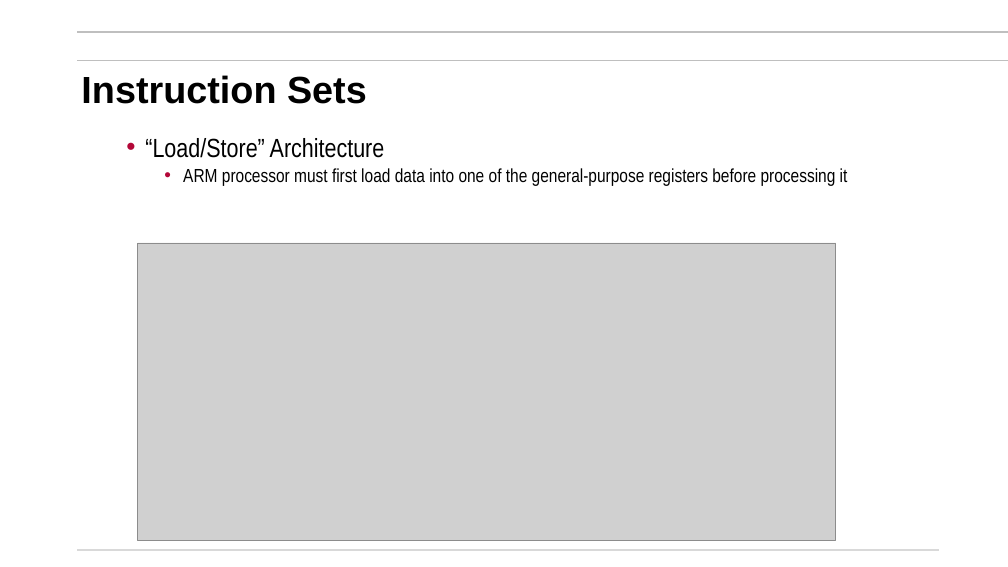
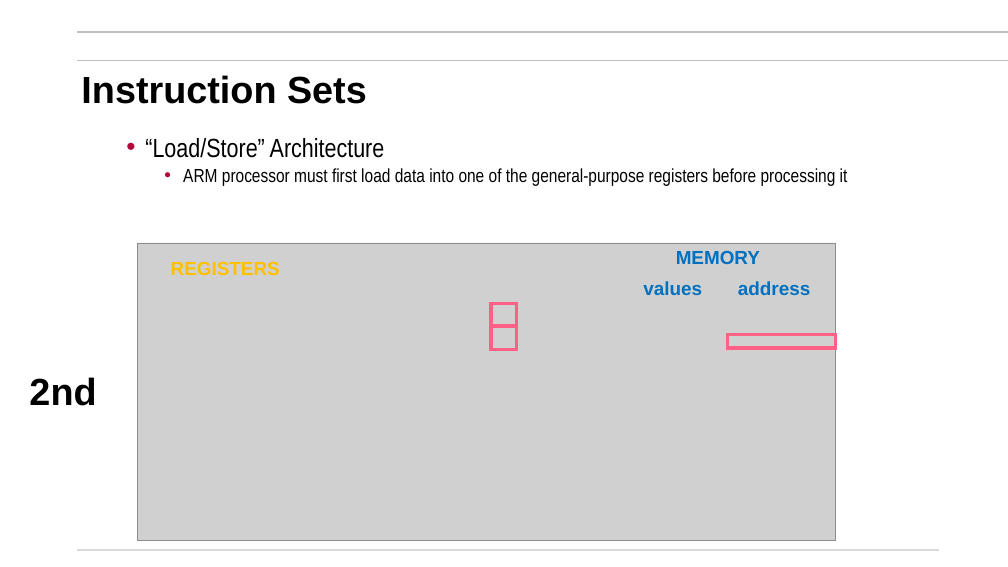
Before and after one commit to mikegrace2/CSEN20-Fall2026-Course-Website, a slide deck: slide 21 of Week03_CopyingData/Ch04_CopyingData_V4.pptx. Drawn at 1008x567 pixels with LibreOffice and Linux fonts; fonts in the diff are those of the drawing; grey boxes stand for pictures; background and template pictures are left out. Boxes give left, top, right and bottom in pixels: in the first picture for what was removed or moved away, otherwise in the second. Text is boxed around its words. In the diff, an @@ line names an element or a change of style, - is before the commit and + after.

```diff
--- a/Week03_CopyingData/Ch04_CopyingData_V4.pptx
+++ b/Week03_CopyingData/Ch04_CopyingData_V4.pptx
@@ text added at (171, 262, 280, 275), 18 pt, text #FFC000, bold @@
+REGISTERS
@@ text added at (676, 251, 760, 264), 18 pt, text #0070C0, bold @@
+MEMORY
@@ text added at (643, 281, 702, 295), 18 pt, text #0070C0, bold @@
+values
@@ text added at (738, 281, 810, 295), 18 pt, text #0070C0, bold @@
+address
@@ rectangle added at (491, 303, 516, 326), outline #FF6086 3 pt @@
@@ rectangle added at (491, 327, 516, 349), outline #FF6086 3 pt @@
@@ rectangle added at (727, 334, 836, 348), outline #FF6086 3 pt @@
@@ text added at (29, 377, 96, 406), 36 pt, text #000000, bold @@
+2nd
```
Also in this commit, not shown: 3 other slides changed.
